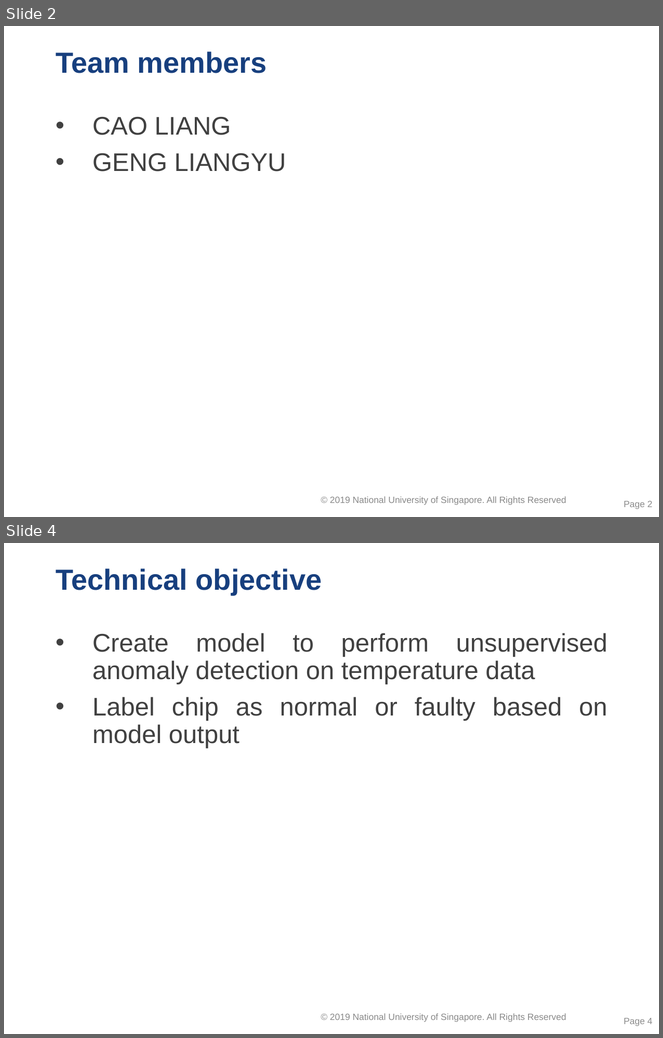
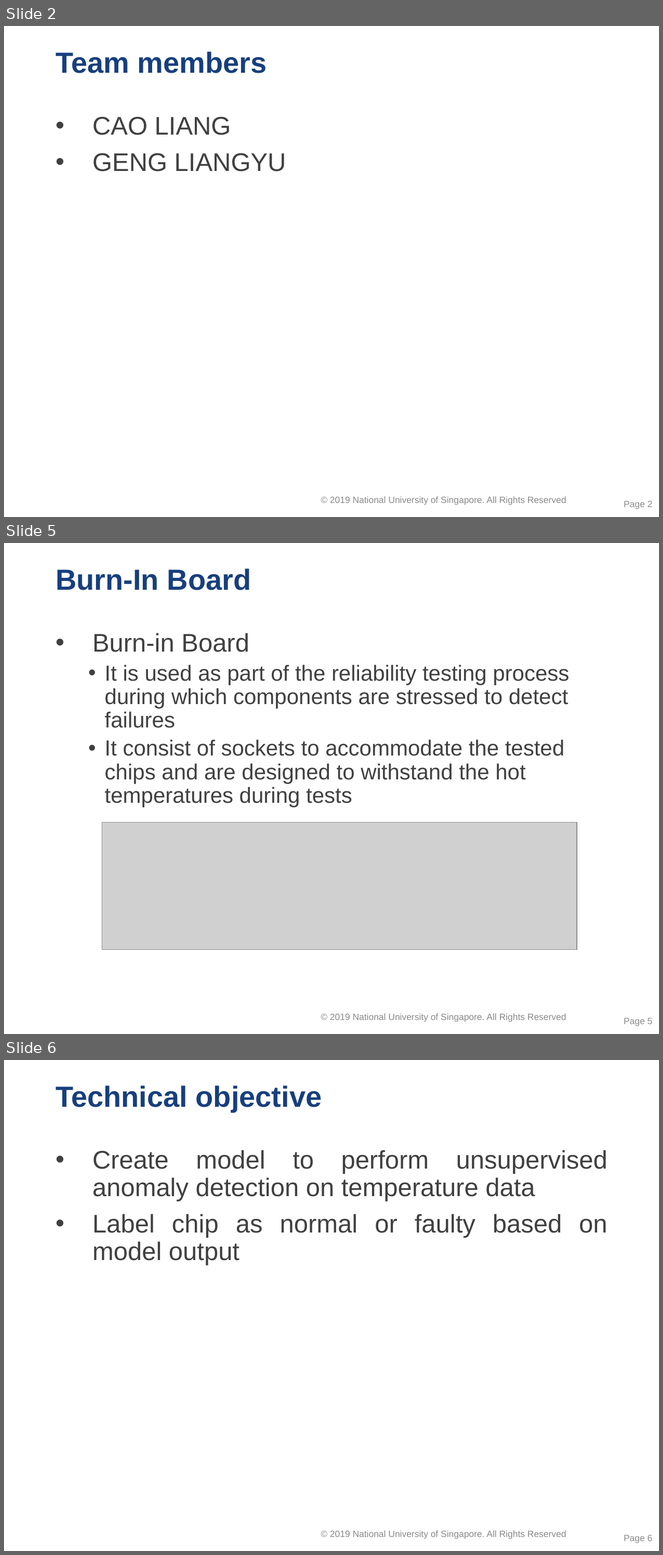
Before and after one commit to caoliang/ISSM-CA3, a slide deck: day4 Group CA proposal (GC) v 1.0.pptx. Shown one above the other, each under a label of ours: slides 2 and 4 before the commit, slides 2, 5 and 6 after it; the slides between them are not shown. The pictures are 663x1038 and 663x1555 pixels, drawn with LibreOffice and Linux fonts; fonts in the diff are those of the drawing; grey boxes stand for pictures; background and template pictures are left out. Boxes give left, top, right and bottom in pixels: in the first picture for what was removed or moved away, otherwise in the second. Text is boxed around its words. In the diff, an @@ line names an element or a change of style, - is before the commit and + after.

Commit message:
Add dataset testing with DFW, and burn-in board images; Add burn-in test introduction;

```diff
--- a/day4 Group CA proposal (GC) v 1.0.pptx
+++ b/day4 Group CA proposal (GC) v 1.0.pptx
@@ slide 5 added at <box>4,543,659,1034</box>, background #FFFFFF; not listed: 1 template element that a slide beside it also shows @@
@@ title added at <box>55,568,252,590</box>, 32 pt, text #173F7E, bold @@
+Burn-In Board
@@ text added at <box>92,633,569,808</box>, 24 pt, text #404040 @@
+• Burn-in Board
+  • It is used as part of the reliability testing process during which components are stressed to detect failures
+  • It consist of sockets to accommodate the tested chips and are designed to withstand the hot temperatures during tests
@@ picture added at <box>102,822,577,950</box> @@
@@ page number added at <box>624,1018,653,1027</box>, 10 pt, text #8C8C8C @@
+Page 5
@@ what was slide 4 is now slide 6 @@
@@ page number at <box>624,1535,653,1544</box>: text changed @@
-Page 4
+Page 6
```
Also in this commit, not shown: 4 slides changed, 2 other slides added, 1 other file.
